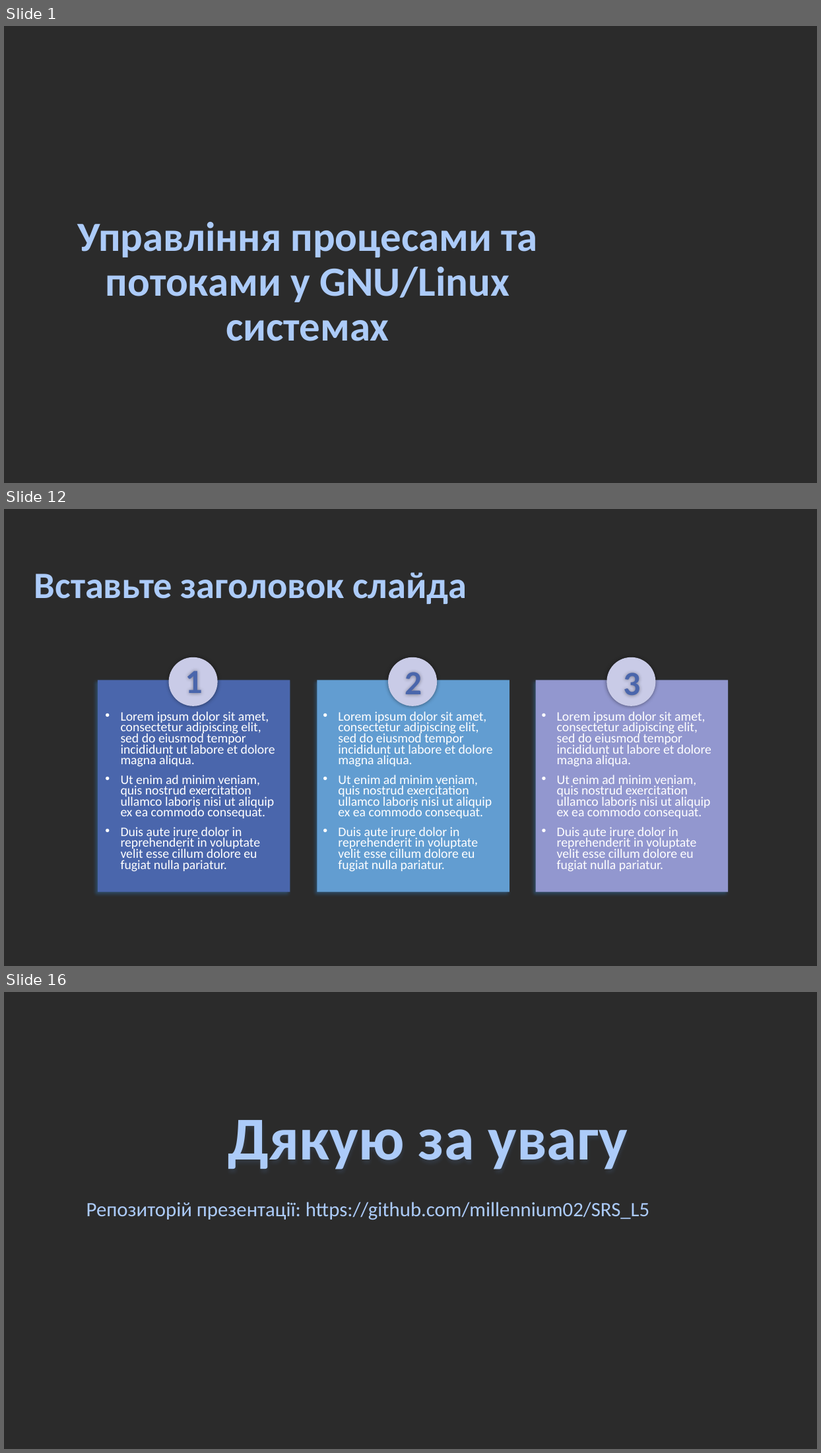
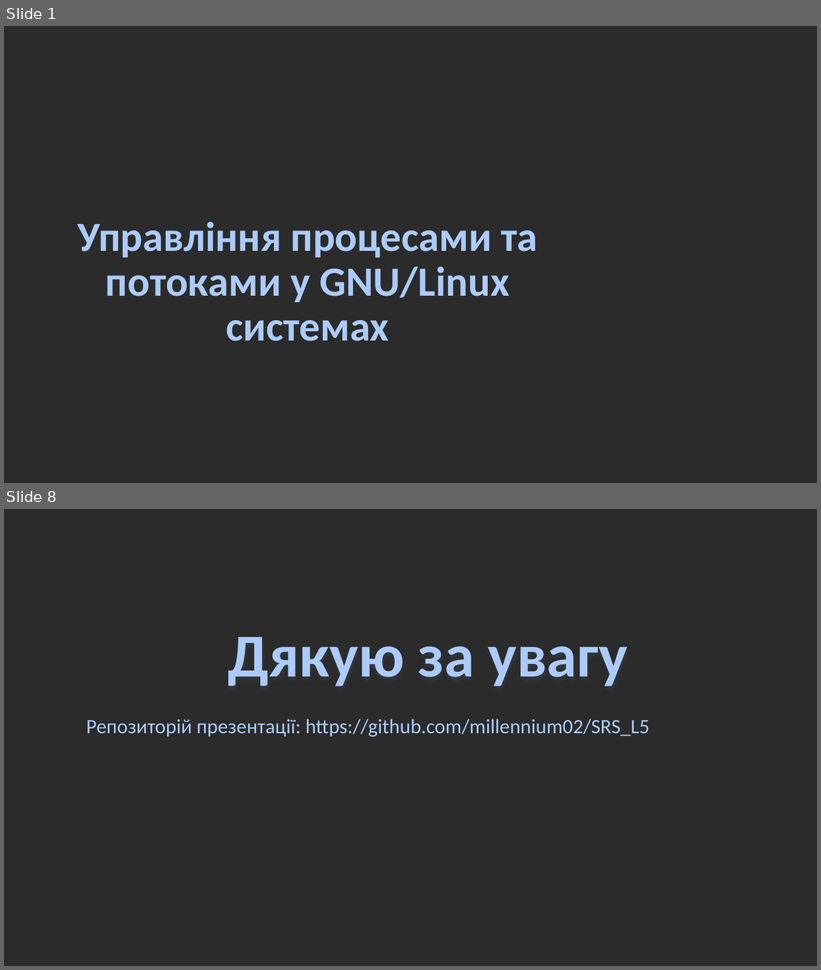
Before and after one commit to millennium02/SRS_L5, a slide deck: linux_ps&threads.odp. Shown one above the other, each under a label of ours: slides 1, 12 and 16 before the commit, slides 1 and 8 after it; the slides between them are not shown. The pictures are 821x1453 and 821x970 pixels, drawn with LibreOffice and Linux fonts; fonts in the diff are those of the drawing; background and template pictures are left out; a plain dark background stands for a picture behind light text. Boxes give left, top, right and bottom in pixels: in the first picture for what was removed or moved away, otherwise in the second. Text is boxed around its words. In the diff, an @@ line names an element or a change of style, - is before the commit and + after.

```diff
--- a/linux_ps&threads.odp
+++ b/linux_ps&threads.odp
@@ slide 12 removed at [4, 509, 817, 966], background picture (left out) @@
@@ title removed at [34, 572, 467, 604] @@
-Вставьте заголовок слайда
@@ ellipse removed at [169, 657, 217, 706] @@
@@ ellipse removed at [388, 657, 437, 706] @@
@@ ellipse removed at [607, 657, 656, 706] @@
@@ rectangle removed at [97, 681, 290, 892] @@
@@ text removed at [186, 671, 203, 693] @@
-1
@@ rectangle removed at [317, 681, 510, 892] @@
@@ text removed at [405, 672, 422, 694] @@
-2
@@ rectangle removed at [536, 681, 729, 892] @@
@@ text removed at [623, 673, 640, 696] @@
-3
@@ text removed at [121, 712, 275, 872] @@
-• Lorem ipsum dolor sit amet, consectetur adipiscing elit, sed do eiusmod tempor incididunt ut labore et dolore magna aliqua.
-• Ut enim ad minim veniam, quis nostrud exercitation ullamco laboris nisi ut aliquip ex ea commodo consequat.
-• Duis aute irure dolor in reprehenderit in voluptate velit esse cillum dolore eu fugiat nulla pariatur.
@@ text removed at [338, 712, 493, 872] @@
-• Lorem ipsum dolor sit amet, consectetur adipiscing elit, sed do eiusmod tempor incididunt ut labore et dolore magna aliqua.
-• Ut enim ad minim veniam, quis nostrud exercitation ullamco laboris nisi ut aliquip ex ea commodo consequat.
-• Duis aute irure dolor in reprehenderit in voluptate velit esse cillum dolore eu fugiat nulla pariatur.
@@ text removed at [557, 712, 712, 871] @@
-• Lorem ipsum dolor sit amet, consectetur adipiscing elit, sed do eiusmod tempor incididunt ut labore et dolore magna aliqua.
-• Ut enim ad minim veniam, quis nostrud exercitation ullamco laboris nisi ut aliquip ex ea commodo consequat.
-• Duis aute irure dolor in reprehenderit in voluptate velit esse cillum dolore eu fugiat nulla pariatur.
@@ what was slide 16 is now slide 8 @@
```
Also in this commit, not shown: 6 slides changed, 7 other slides removed, 1 other file.
